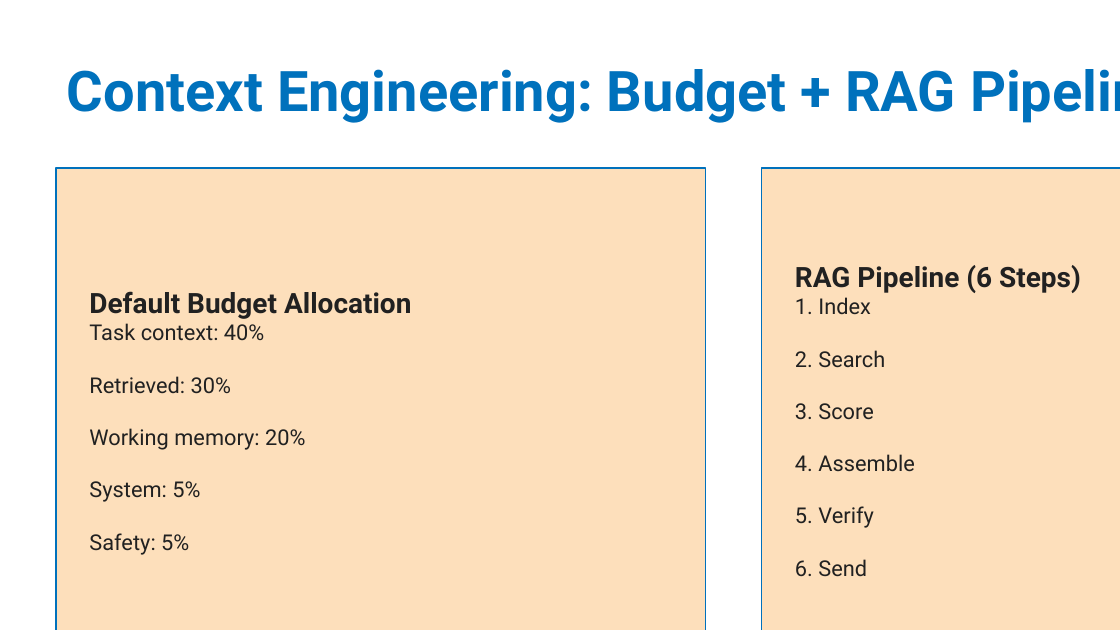
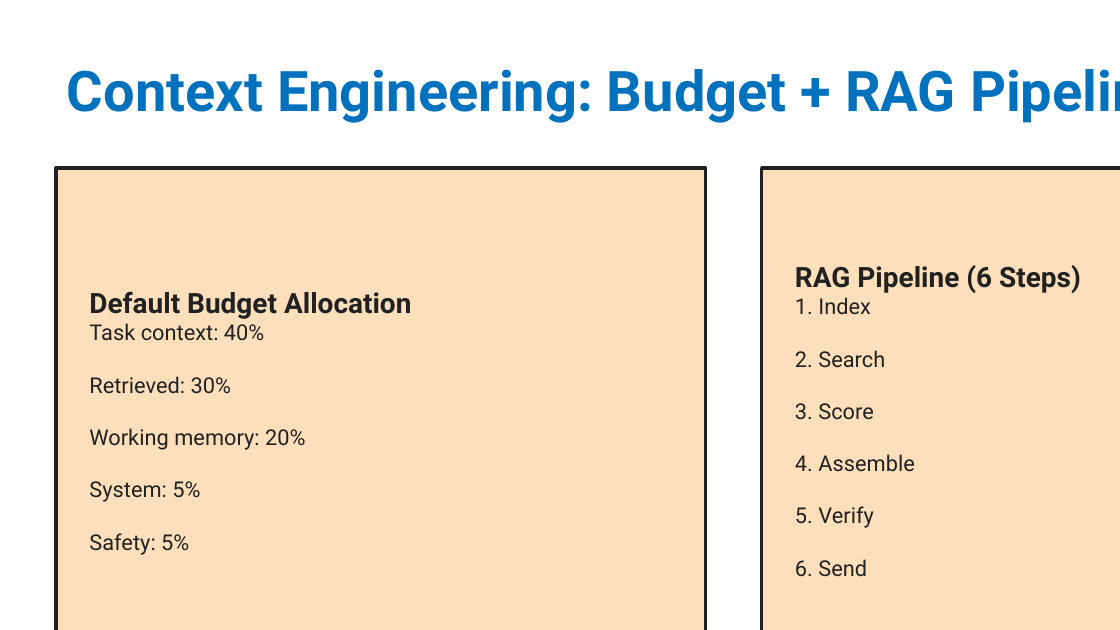
Before and after one commit to leonardsoetedjo/app-architecture-template, a slide deck: slide 13 of app-architecture-template-full.pptx. Drawn at 1120x630 pixels with LibreOffice and Linux fonts; fonts in the diff are those of the drawing. Boxes give left, top, right and bottom in pixels: in the first picture for what was removed or moved away, otherwise in the second. Text is boxed around its words. In the diff, an @@ line names an element or a change of style, - is before the commit and + after.

```diff
--- a/app-architecture-template-full.pptx
+++ b/app-architecture-template-full.pptx
@@ rectangle at (56, 168, 706, 630): outline #0071BC 1 pt to #212121 2 pt @@
@@ rectangle at (762, 168, 1120, 630): outline #0071BC 1 pt to #212121 2 pt @@
```
Also in this commit, not shown: 15 other slides changed.
